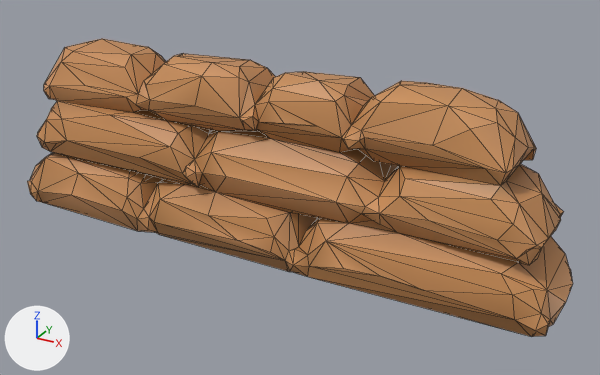
The glTF model public/models/prop_sandbags.glb as it was, and as the next commit left it.
The view is the same before and after, from a 50 mm camera at (1.85, -3.07, 1.87) aimed at (0.15, 0.02, 0.33). The lights are fixed; the arrows at lower left show +X, +Y and +Z. The older version comes first. Mesh edges are drawn as thin lines. Where no turn or scale is listed for an object, it has been applied to the vertices.
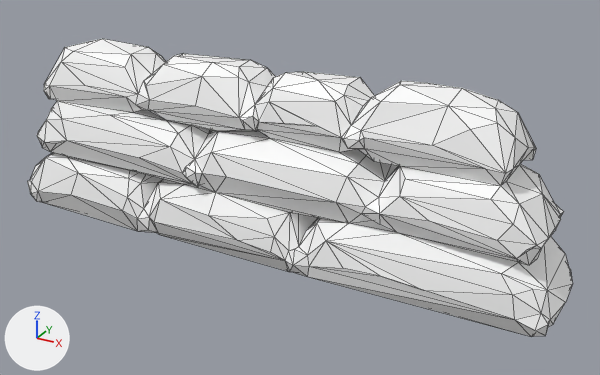
Edits to the bpy script that builds the scene:
```text
Change mat_material_0:
    where n0 = _N.new('ShaderNodeBsdfPrincipled'); n0.name = 'Principled BSDF'
    add n0.inputs[0].default_value = (1.0, 1.0, 1.0, 1.0)  # 'Base Color', white #ffffff
    remove n2 = _N.new('ShaderNodeVertexColor'); n2.name = 'Color Attribute'
    remove _L.new(n2.outputs[0], n0.inputs[0])  # 'Color' to 'Base Color'
```

Where the change shows, as pixel boxes (x1, y1, x2, y2) in the pictures (600 x 375 px):
'Mesh_0', recoloured (lighter): (27, 39, 573, 337) in both
